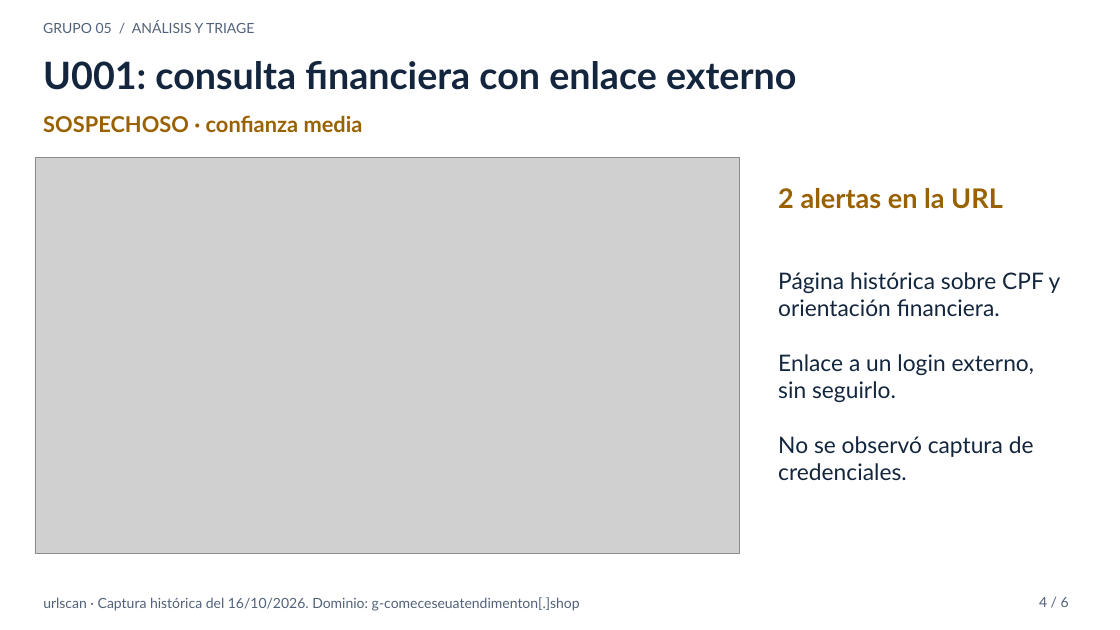
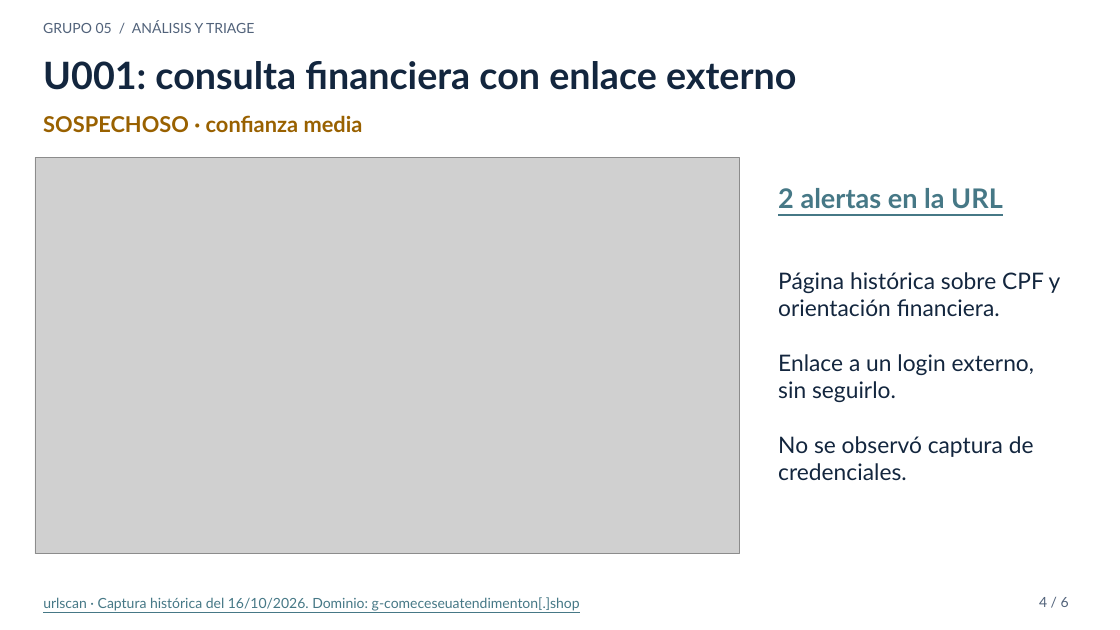
Before and after one commit to FranDSchz/ciberseguridad-phishing-lab, a slide deck: slide 4 of docs/informe-grupo05/entrega/Grupo_05_Presentacion_Consolidada.pptx. Drawn at 1120x630 pixels with LibreOffice and Linux fonts; fonts in the diff are those of the drawing; grey boxes stand for pictures. Boxes give left, top, right and bottom in pixels: in the first picture for what was removed or moved away, otherwise in the second. Text is boxed around its words. In the diff, an @@ line names an element or a change of style, - is before the commit and + after.

```diff
--- a/docs/informe-grupo05/entrega/Grupo_05_Presentacion_Consolidada.pptx
+++ b/docs/informe-grupo05/entrega/Grupo_05_Presentacion_Consolidada.pptx
@@ text "2 alertas en la URL" at box(778, 188, 1003, 208): text colour #996100 to #467886, underline on @@
@@ text "urlscan · Captura histórica del ..." at box(43, 597, 580, 611): text colour #51627A to #467886, underline on @@
```
Also in this commit, not shown: 5 other slides changed, 4 other files.
